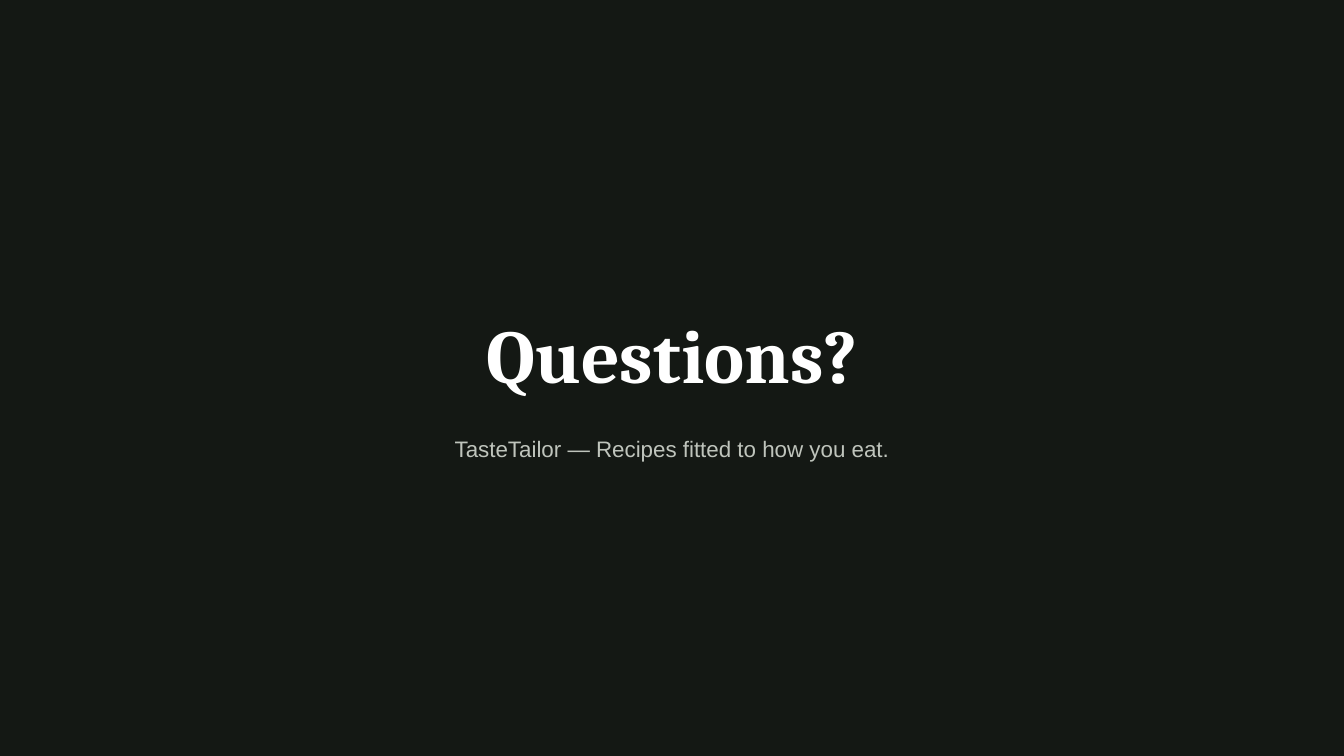
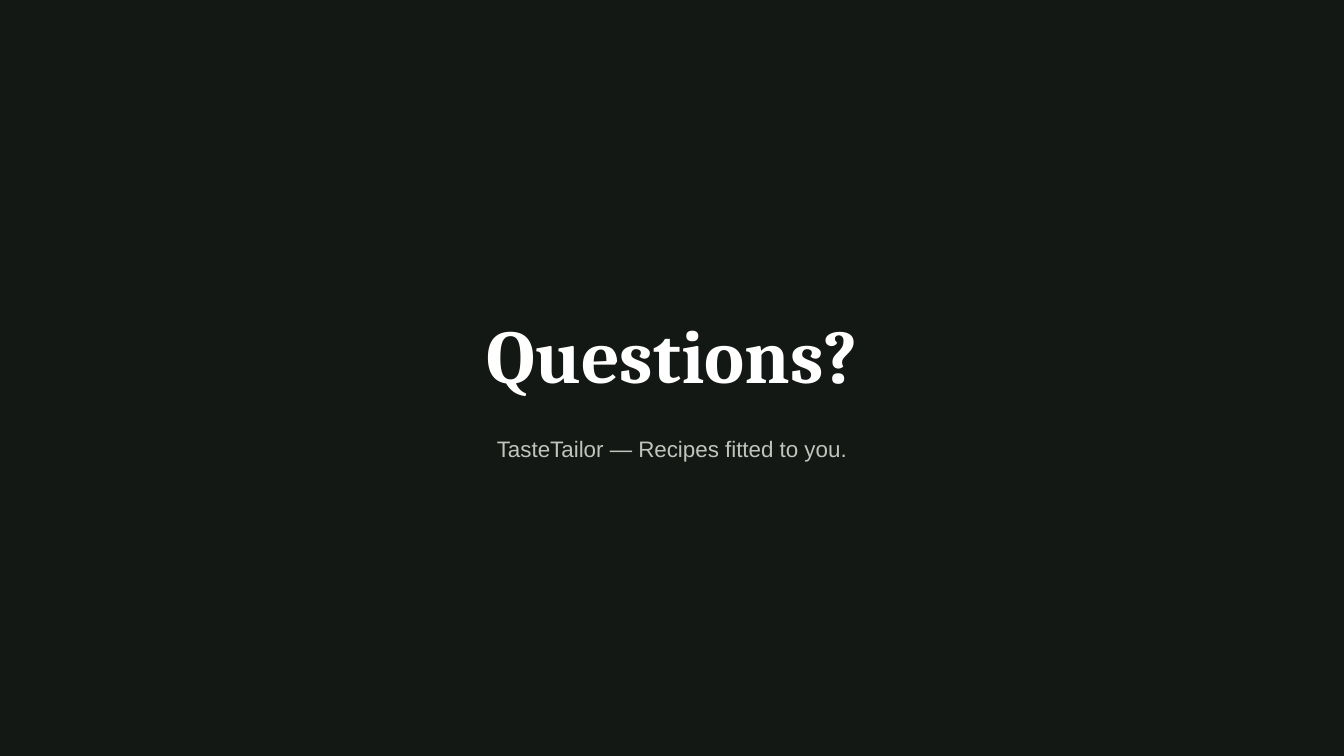
Before and after one commit to nicoleyerushalmi/tastetailor, a slide deck: slide 12 of docs/TasteTailor-Presentation.pptx. Drawn at 1344x756 pixels with LibreOffice and Linux fonts; fonts in the diff are those of the drawing. Boxes give left, top, right and bottom in pixels: in the first picture for what was removed or moved away, otherwise in the second. Text is boxed around its words. In the diff, an @@ line names an element or a change of style, - is before the commit and + after.

```diff
--- a/docs/TasteTailor-Presentation.pptx
+++ b/docs/TasteTailor-Presentation.pptx
@@ text at [497, 441, 846, 462]: text changed @@
-TasteTailor — Recipes fitted to how you eat.
+TasteTailor — Recipes fitted to you.
```
Also in this commit, not shown: 3 other slides changed.
